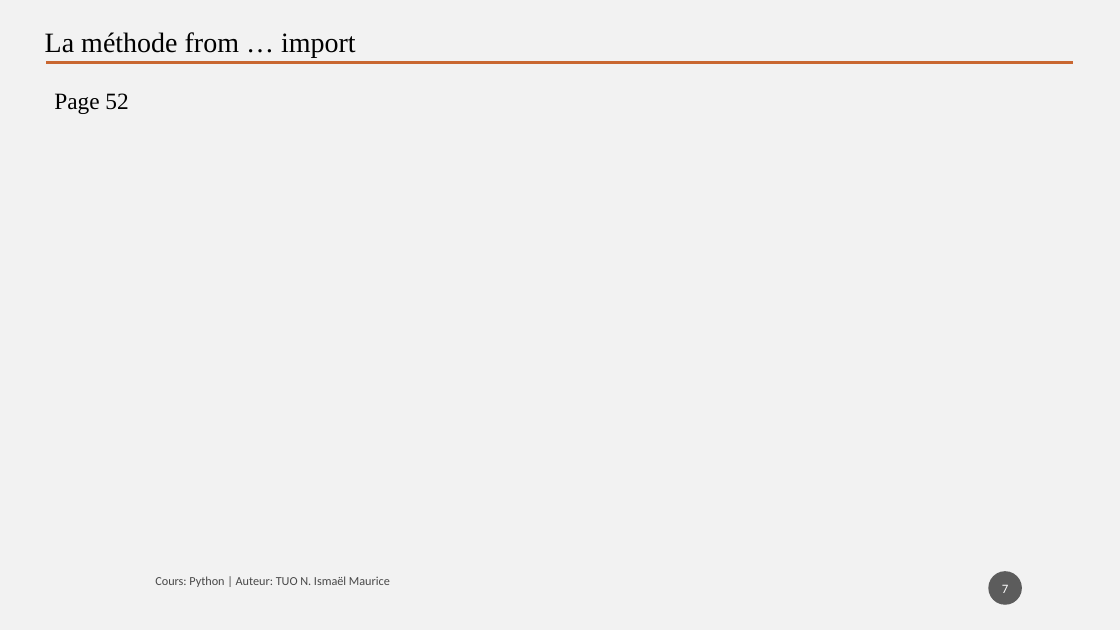
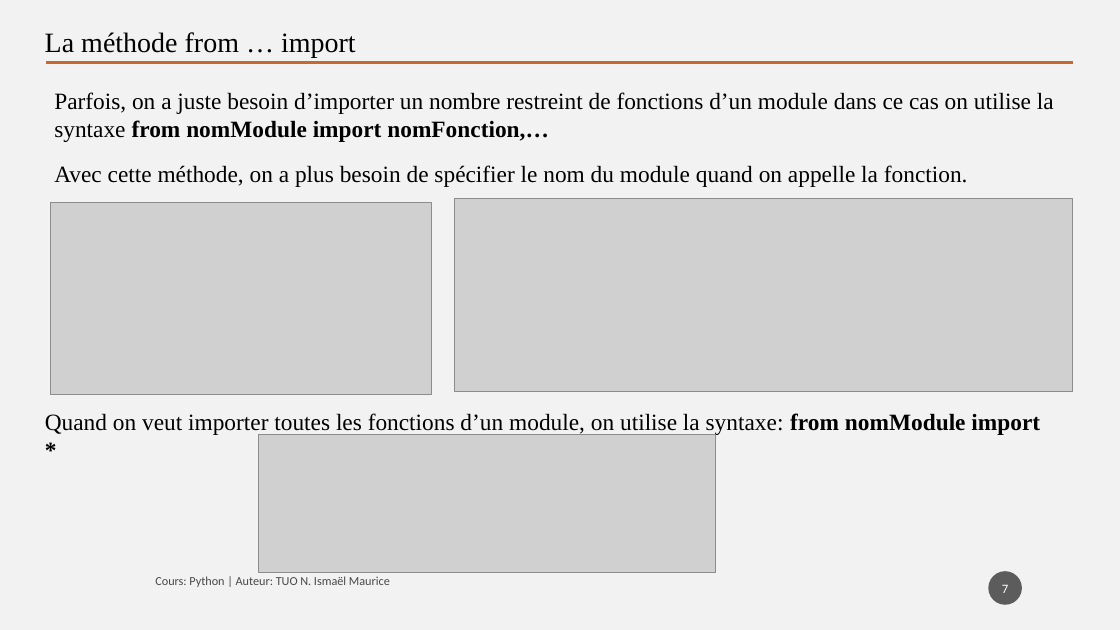
Before and after one commit to tisma95/cours-python, a slide deck: slide 7 of source/Chapitre 6 - Les modules.pptx. Drawn at 1120x630 pixels with LibreOffice and Linux fonts; fonts in the diff are those of the drawing; grey boxes stand for pictures. Boxes give left, top, right and bottom in pixels: in the first picture for what was removed or moved away, otherwise in the second. Text is boxed around its words. In the diff, an @@ line names an element or a change of style, - is before the commit and + after.

Commit message:
Feat(chp6): Ajout des imports et exercices
Rédaction de la méthode d'important from module import ...

Rédaction des exercices

Export du ours en pdf

```diff
--- a/source/Chapitre 6 - Les modules.pptx
+++ b/source/Chapitre 6 - Les modules.pptx
@@ text at bbox=[54, 92, 1054, 142]: text changed @@
-Page 52
+Parfois, on a juste besoin d’importer un nombre restreint de fonctions d’un module dans ce cas on utilise la syntaxe from nomModule import nomFonction,…
@@ text added at bbox=[54, 165, 968, 187], 20 pt, text #000000 @@
+Avec cette méthode, on a plus besoin de spécifier le nom du module quand on appelle la fonction.
@@ picture added at bbox=[50, 202, 431, 395] @@
@@ picture added at bbox=[455, 198, 1073, 391] @@
@@ text added at bbox=[45, 413, 1040, 435], 20 pt, text #000000 @@
+Quand on veut importer toutes les fonctions d’un module, on utilise la syntaxe: from nomModule import *
@@ picture added at bbox=[259, 434, 715, 573] @@
```
Also in this commit, not shown: 2 other slides changed, 1 slide added, 1 slide removed, 2 other files.
